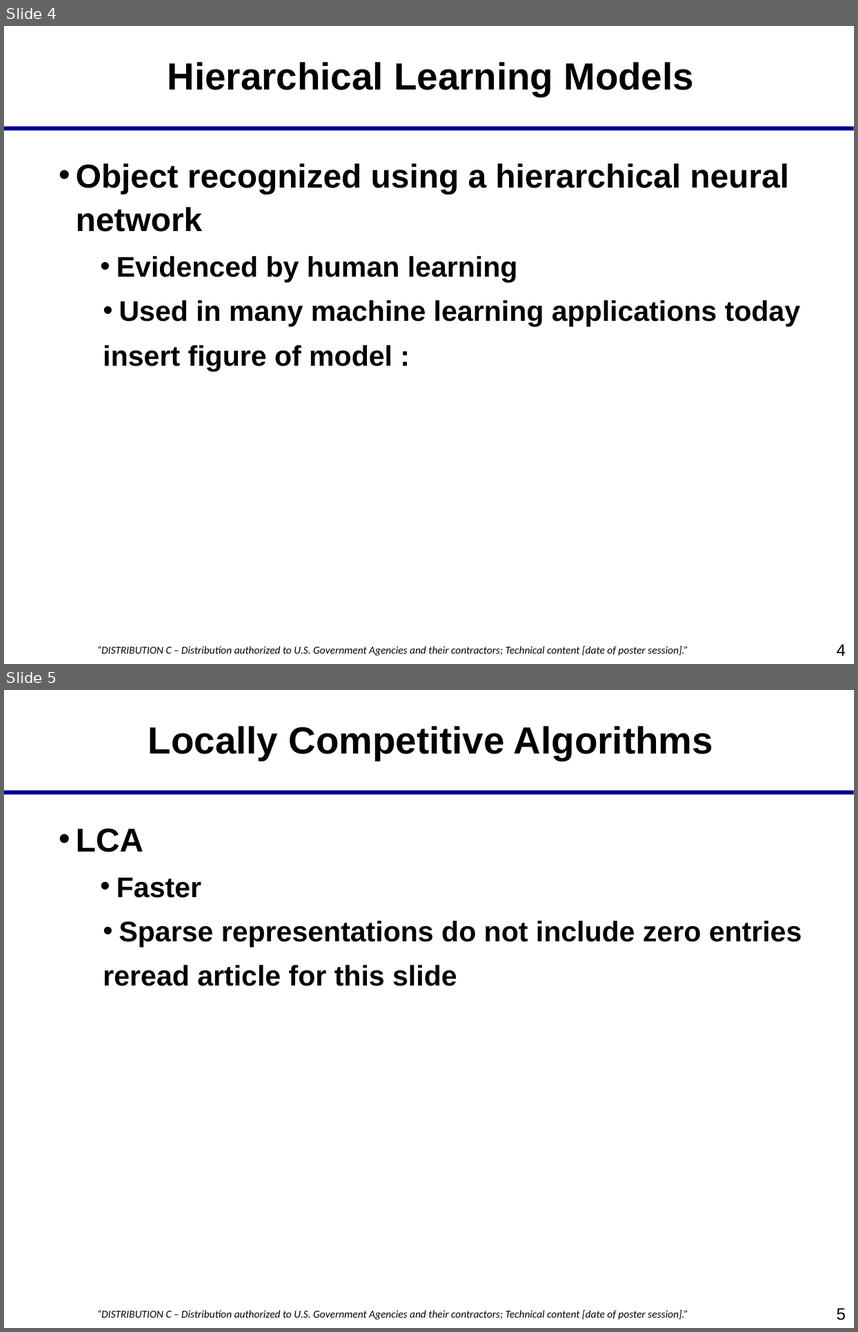
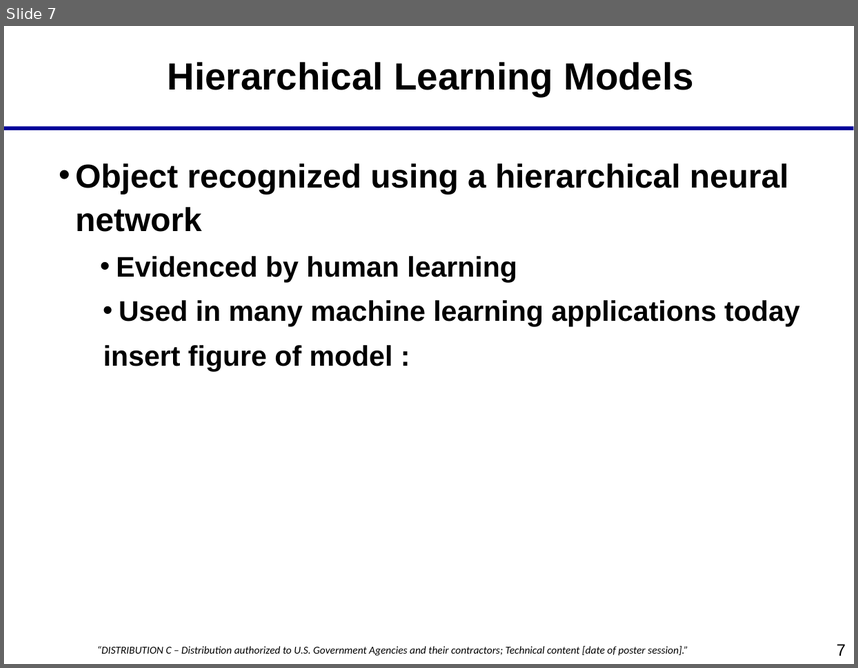
Before and after one commit to savannaos/Star-Field-Transformations, a slide deck: documents/starfields.ppt. Shown one above the other, each under a label of ours: slides 4 and 5 before the commit, slide 7 after it. The pictures are 858x1332 and 858x668 pixels, drawn with LibreOffice and Linux fonts; fonts in the diff are those of the drawing; background and template pictures are left out. Boxes give left, top, right and bottom in pixels: in the first picture for what was removed or moved away, otherwise in the second. Text is boxed around its words. In the diff, an @@ line names an element or a change of style, - is before the commit and + after.

```diff
--- a/documents/starfields.ppt
+++ b/documents/starfields.ppt
@@ slide 5 removed at (4,690,854,1328), background #FFFFFF; not listed: 3 template elements that a slide beside it also shows @@
@@ text removed at (148,726,713,760) @@
-Locally Competitive Algorithms
@@ text removed at (76,828,802,986) @@
-• LCA
-• Faster
-• Sparse representations do not include zero entries
-reread article for this slide
@@ what was slide 4 is now slide 7 @@
@@ slide 7 changed as well @@
@@ text "Object recognized using a hierarchical ..." at (75,163,800,371): indent changed @@
@@ page number at (837,644,846,655): text changed @@
-4
+7
```
Also in this commit, not shown: 4 other slides changed, 2 slides added.
